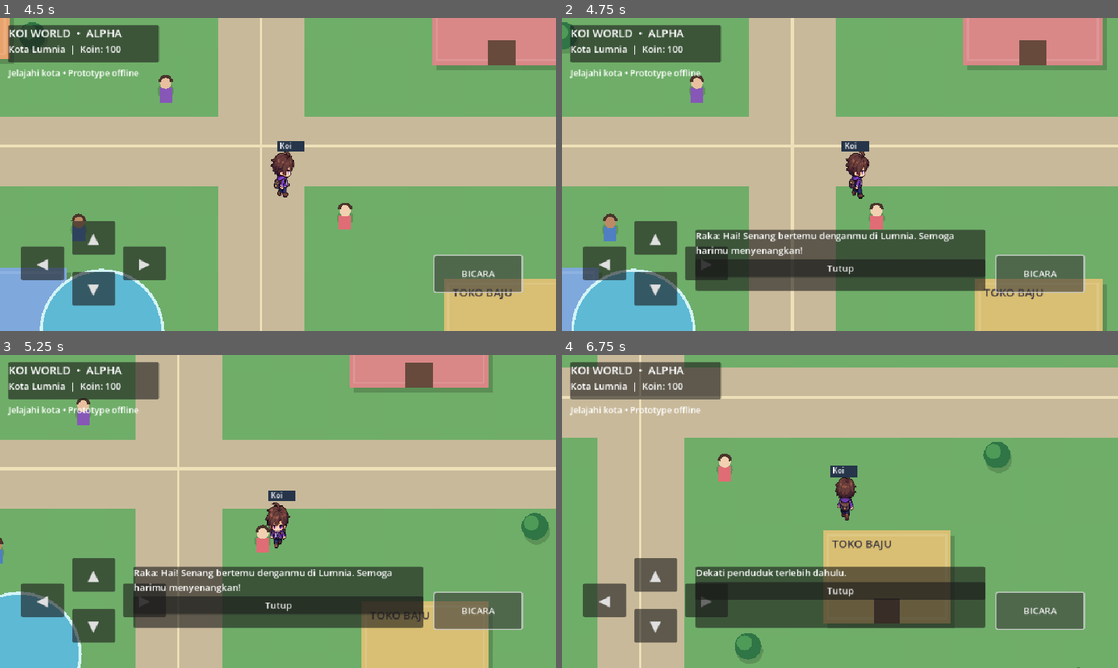
Above: before the commit, frames 1-4 (two rows, left to right).
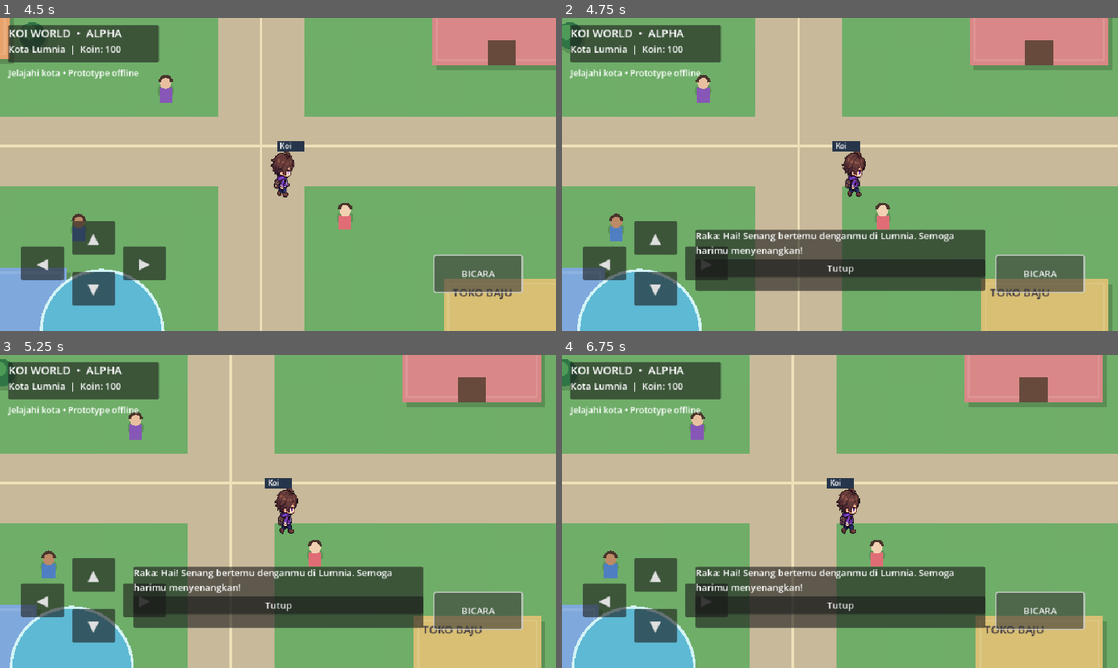
Above: after the commit, the same moments.

Repository: koi-v2/Worldwar
Game: Godot game, scene res://scenes/main.tscn
Two runs of this game, one before a commit and one after it. Both use one fixed random seed, a clock stepped at 60 frames per second and the inputs below.
Inputs:
- Up to frame 1 (4.5 s): click "▲" at 0.5 s; click "▼" at 1.25 s; click "◀" at 2 s; click "▶" at 2.75 s; click "BICARA" at 3.5 s; tap Enter at 4.25 s; hold Right from 4.28 s (still down); hold E from 4.28 s (still down)
- Up to frame 2 (4.75 s): keep holding Right; keep holding E
- Up to frame 3 (5.25 s): release Right at 5.03 s; release E at 5.03 s; hold Down from 5.03 s (still down); tap Enter at 5.1 s
- Up to frame 4 (6.75 s): release Down at 5.78 s; hold Right 5.78-6.53 s; hold E 5.78-6.53 s; hold Up from 6.53 s (still down); tap Enter at 6.6 s

Frame 1 is identical in both runs. In frame 2, 5.7% of the frame differs, in the area x 0-99%, y 0-100%; in frame 3, 35%; in frame 4, 68%, in the area x 0-100%, y 0-100%.

Commit message:
Pause player movement while NPC dialogue is open

Diff:
--- a/aoi_native/scripts/main.gd
+++ b/aoi_native/scripts/main.gd
@@ -35,6 +35,12 @@
 func _process(delta: float) -> void:
 	if (Input.is_key_pressed(KEY_E) or Input.is_key_pressed(KEY_ENTER)) and nearby_npc_name != "" and not dialogue_open:
 		_open_npc_dialogue()
+	if dialogue_open:
+		is_player_moving = false
+		walk_frame = 0
+		_update_camera(delta)
+		queue_redraw()
+		return
 	var direction := Vector2.ZERO
 	if Input.is_key_pressed(KEY_LEFT) or Input.is_key_pressed(KEY_A) or held_directions.has("left"):
 		direction.x -= 1.0
